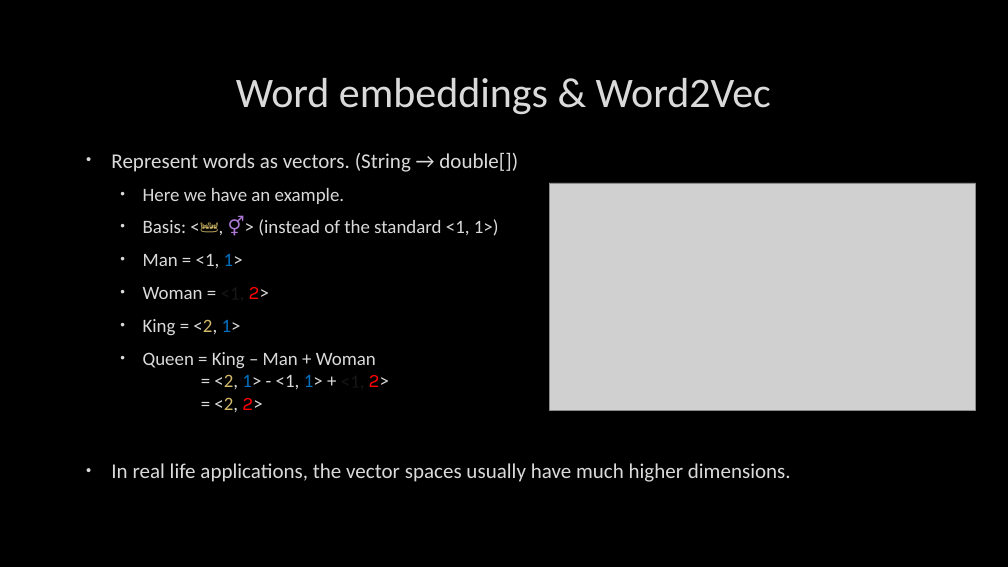
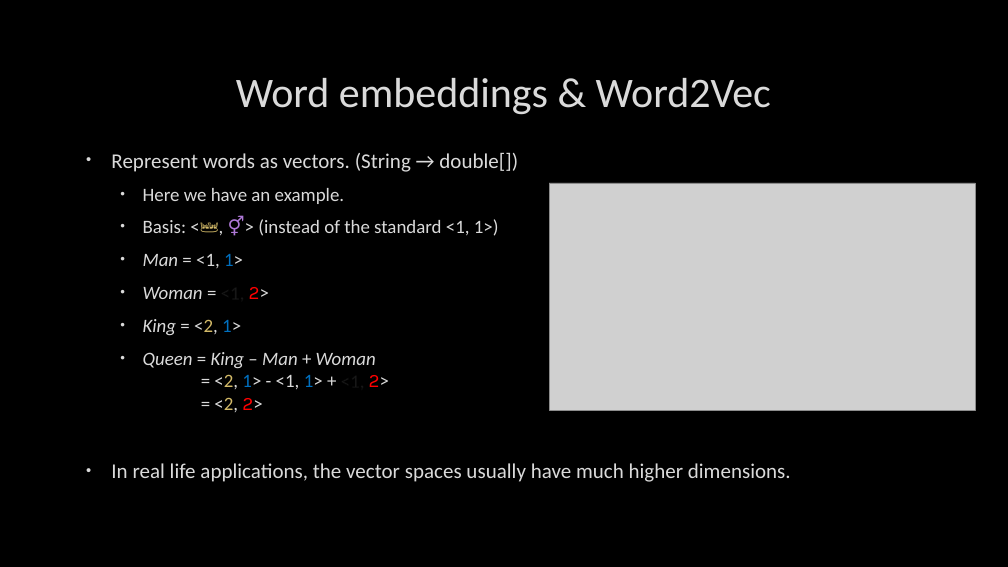
Before and after one commit to yueagar/ESTR2018-project, a slide deck: slide 2 of Presentation.pptx. Drawn at 1008x567 pixels with LibreOffice and Linux fonts; fonts in the diff are those of the drawing; grey boxes stand for pictures; background and template pictures are left out. Boxes give left, top, right and bottom in pixels: in the first picture for what was removed or moved away, otherwise in the second. Text is boxed around its words. In the diff, an @@ line names an element or a change of style, - is before the commit and + after.

```diff
--- a/Presentation.pptx
+++ b/Presentation.pptx
@@ text at (143,254,389,412): italic on in "Man", "Woman", "King", "Queen King Man Woman" @@
```
Also in this commit, not shown: 2 other slides changed.
